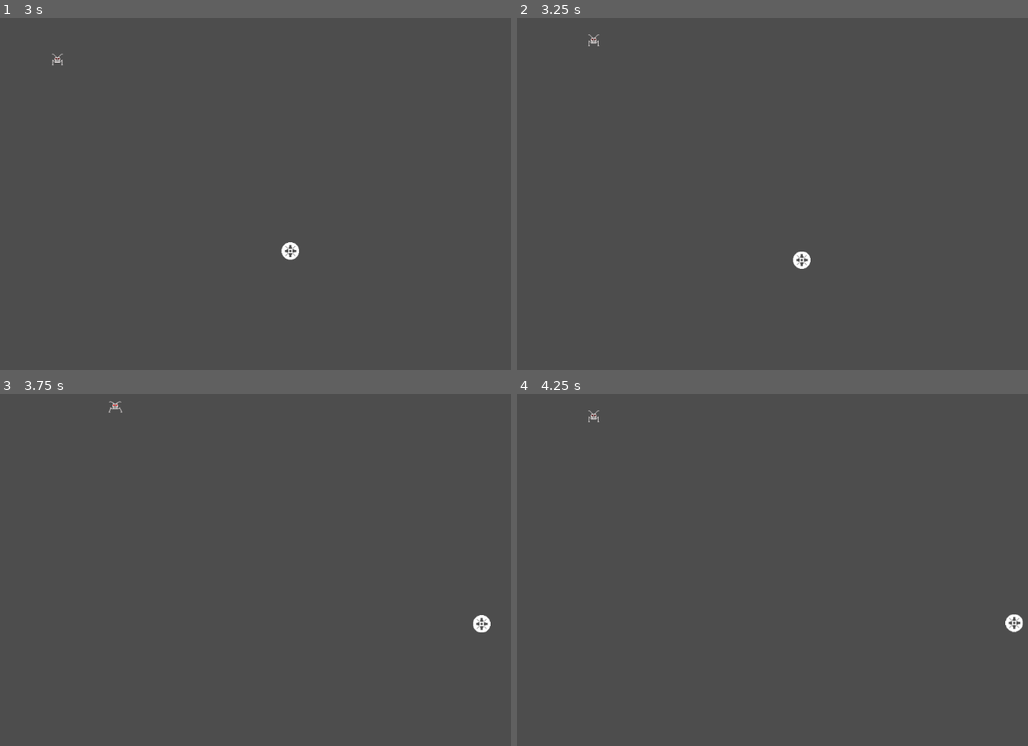
Above: before the commit, frames 1-4 (two rows, left to right).
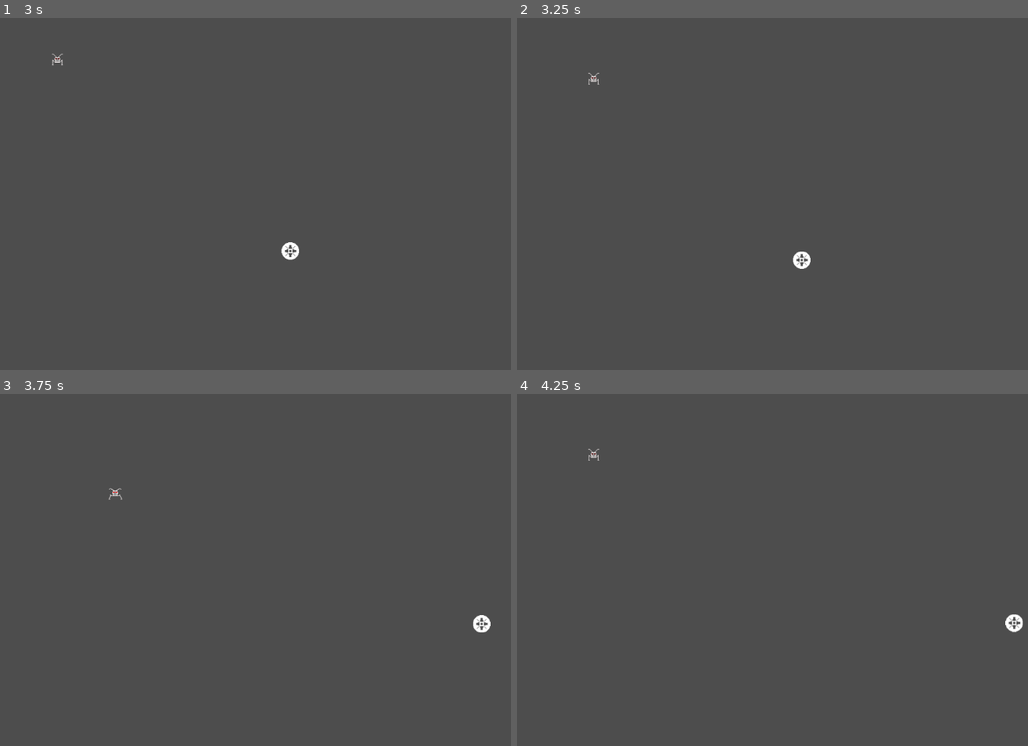
Above: after the commit, the same moments.

Repository: coderdojoathenry/Creators-2024
Game: Godot game, scene res://scenes/main.tscn
Same seed, same stepped clock (60 frames per second), same inputs: the game is played once before the commit and once after it.
Inputs (mouse positions are in pixels of both pictures, inside the frame that each line leads up to):
- Up to frame 1 (3 s): move the mouse to (449, 176) at 0.52 s; move the mouse to (189, 211) at 1.27 s; tap Enter at 2 s; move the mouse to (378, 116) at 2.02 s; tap Space at 2.75 s; move the mouse to (281, 264) at 2.77 s
- Up to frame 2 (3.25 s): no input
- Up to frame 3 (3.75 s): move the mouse to (500, 622) at 3.52 s
- Up to frame 4 (4.25 s): no input

Frame 1 is identical in both runs. In frame 2, less than 0.1% of the frame differs, in the area x 13-17%, y 4-19%; in frame 3, less than 0.1%, in the area x 21-24%, y 2-31%; in frame 4, less than 0.1%.

Commit message:
WEEK10_1

Diff:
--- a/Crystal Quest/crystal-quest/scenes/main.tscn
+++ b/Crystal Quest/crystal-quest/scenes/main.tscn
@@ -1,10 +1,11 @@
-[gd_scene load_steps=14 format=3 uid="uid://daj431lewf2ne"]
+[gd_scene load_steps=16 format=3 uid="uid://daj431lewf2ne"]
 
 [ext_resource type="Script" path="res://scripts/game_manager.gd" id="1_6go2g"]
 [ext_resource type="Script" path="res://scripts/ship.gd" id="1_p8vr1"]
 [ext_resource type="Texture2D" uid="uid://cgaemfwu7ygfw" path="res://textures/ship.png" id="2_cubkv"]
 [ext_resource type="Script" path="res://scripts/mouse_hider.gd" id="3_2qat4"]
 [ext_resource type="Texture2D" uid="uid://c4t2nk0wjvdub" path="res://textures/ememy0.png" id="6_2a22y"]
+[ext_resource type="Script" path="res://scripts/border.gd" id="7_6hxjk"]
 [ext_resource type="Script" path="res://scripts/mover.gd" id="7_wwbeg"]
 
 [sub_resource type="CircleShape2D" id="CircleShape2D_5wkk7"]
@@ -40,6 +41,13 @@
 "name": &"default",
 "speed": 2.0
 }]
+
+[sub_resource type="Resource" id="Resource_dbprg"]
+script = ExtResource("7_6hxjk")
+Top = 80
+Bottom = 20
+Left = 20
+Right = 20
 
 [node name="Main" type="Node2D"]
 
@@ -102,3 +110,4 @@
 speed = 200.0
 wander_time_min = 1.0
 wander_time_max = 3.0
+border = SubResource("Resource_dbprg")
--- /dev/null
+++ b/Crystal Quest/crystal-quest/scripts/border.gd
@@ -0,0 +1,6 @@
+class_name Border extends Resource
+
+@export var Top : int
+@export var Bottom : int
+@export var Left : int
+@export var Right : int
--- a/Crystal Quest/crystal-quest/scripts/mover.gd
+++ b/Crystal Quest/crystal-quest/scripts/mover.gd
@@ -4,6 +4,7 @@
 @export var speed : float
 @export var wander_time_min : float
 @export var wander_time_max : float
+@export var border : Border
 
 var parent : Node2D
 var vp_rect : Rect2
@@ -33,13 +34,24 @@
 	parent.position += direction.normalized() * speed * delta
 
 func correct_dir_for_bounds() -> void:
-	if (direction.x < 0 && parent.position.x < 0):
+	var top = 0
+	var bottom = 0
+	var left = 0
+	var right = 0
+
+	if (border):
+		top = border.Top
+		bottom = border.Bottom
+		left = border.Left
+		right = border.Right
+
+	if (direction.x < 0 && parent.position.x < left):
 		direction.x = 1
-	if (direction.x > 0 && parent.position.x > vp_rect.size.x):
+	if (direction.x > 0 && parent.position.x > vp_rect.size.x - right):
 		direction.x = -1
-	if (direction.y < 0 && parent.position.y < 0):
+	if (direction.y < 0 && parent.position.y < top):
 		direction.y = 1
-	if (direction.y > 0 && parent.position.y > vp_rect.size.y):
+	if (direction.y > 0 && parent.position.y > vp_rect.size.y - bottom):
 		direction.y = -1
 
 func pick_random_direction() -> void:
